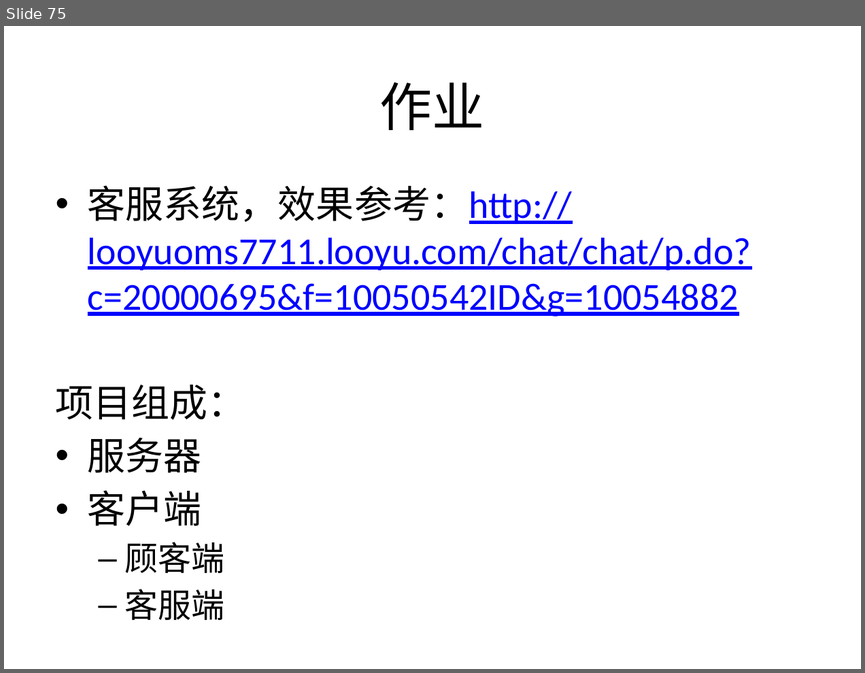
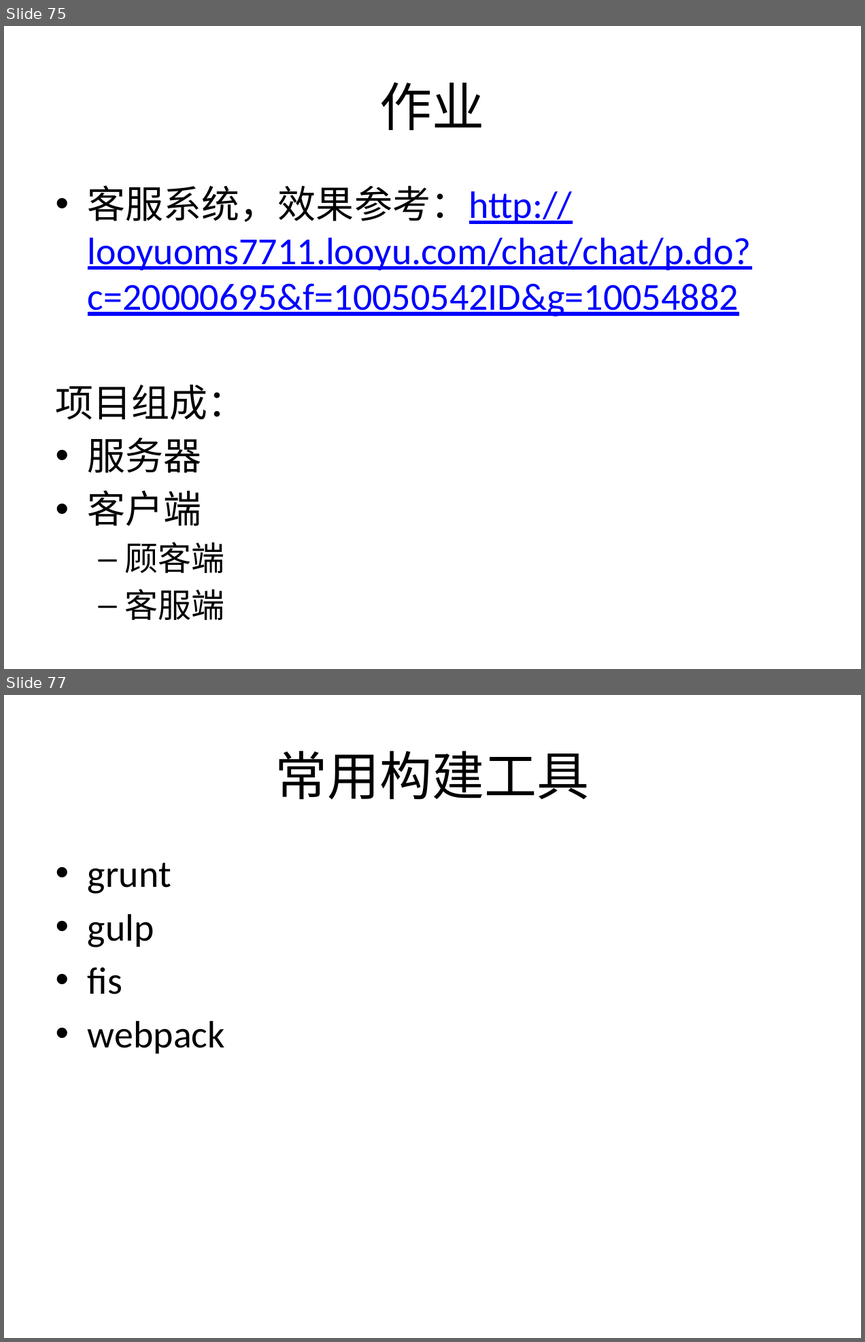
Before and after one commit to plter/HTML5Course20160612, a slide deck: Web前端教学记录.pptx. Shown one above the other, each under a label of ours: slide 75 before the commit, slides 75 and 77 after it; the slides between them are not shown. The pictures are 865x673 and 865x1342 pixels, drawn with LibreOffice and Linux fonts; fonts in the diff are those of the drawing. Boxes give left, top, right and bottom in pixels: in the first picture for what was removed or moved away, otherwise in the second. Text is boxed around its words. In the diff, an @@ line names an element or a change of style, - is before the commit and + after.

Commit message:
添加工程化工具使用示例

```diff
--- a/Web前端教学记录.pptx
+++ b/Web前端教学记录.pptx
@@ slide 77 added at (x1=4, y1=695, x2=861, y2=1338), background #FFFFFF @@
@@ title added at (x1=275, y1=751, x2=589, y2=800), 44 pt, text #000000 @@
+常用构建工具
@@ text added at (x1=88, y1=862, x2=225, y2=1053), 32 pt, text #000000 @@
+• grunt
+• gulp
+• fis
+• webpack
```
Also in this commit, not shown: 2 slides changed, 2 other slides added, 27 other files.
